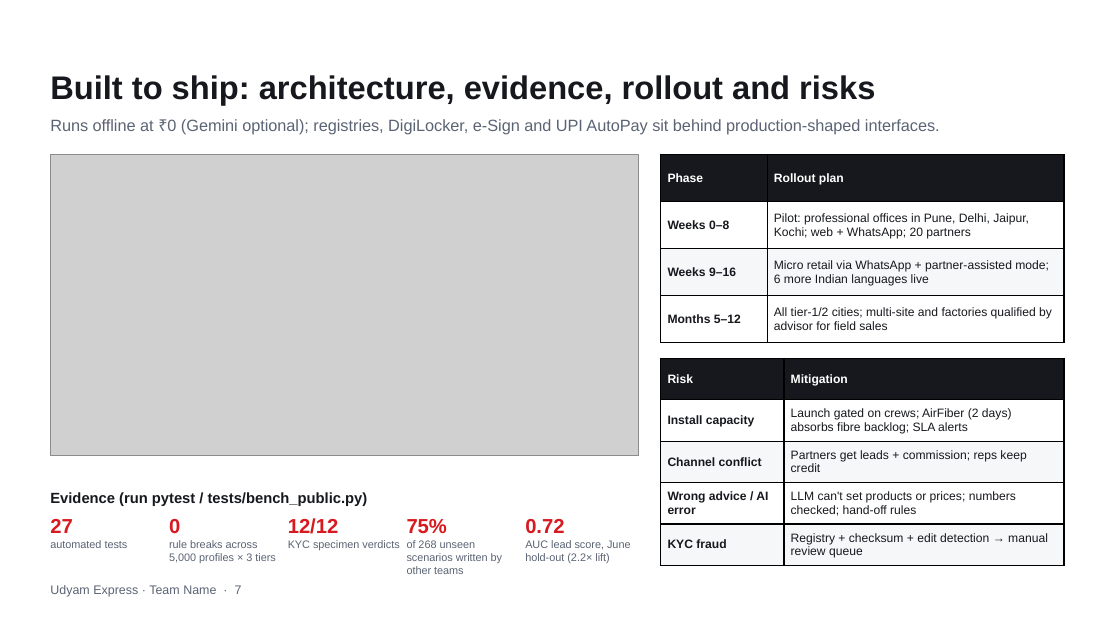
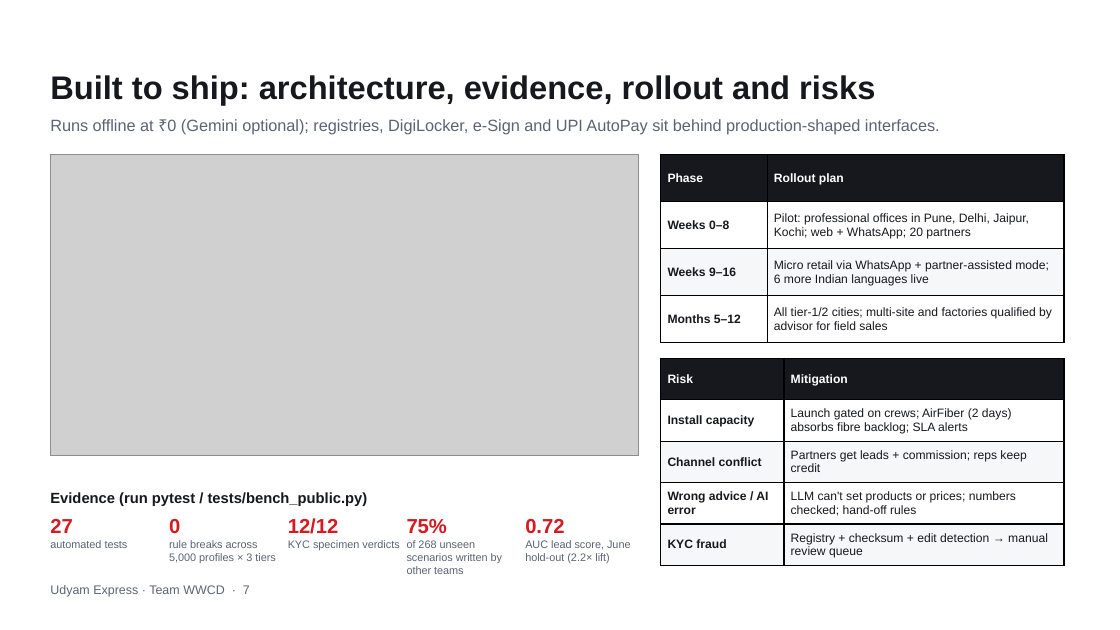
Before and after one commit to AjinkyaHon9504/Airtel_sync_aj, a slide deck: slide 7 of submission/UdyamExpress_Submission.pptx. Drawn at 1120x630 pixels with LibreOffice and Linux fonts; fonts in the diff are those of the drawing; grey boxes stand for pictures; background and template pictures are left out. Boxes give left, top, right and bottom in pixels: in the first picture for what was removed or moved away, otherwise in the second. Text is boxed around its words. In the diff, an @@ line names an element or a change of style, - is before the commit and + after.

```diff
--- a/submission/UdyamExpress_Submission.pptx
+++ b/submission/UdyamExpress_Submission.pptx
@@ text at (x1=50, y1=585, x2=250, y2=597): text changed @@
-Udyam Express · Team Name · 7
+Udyam Express · Team WWCD · 7
```
Also in this commit, not shown: 6 other slides changed, 3 other files.
